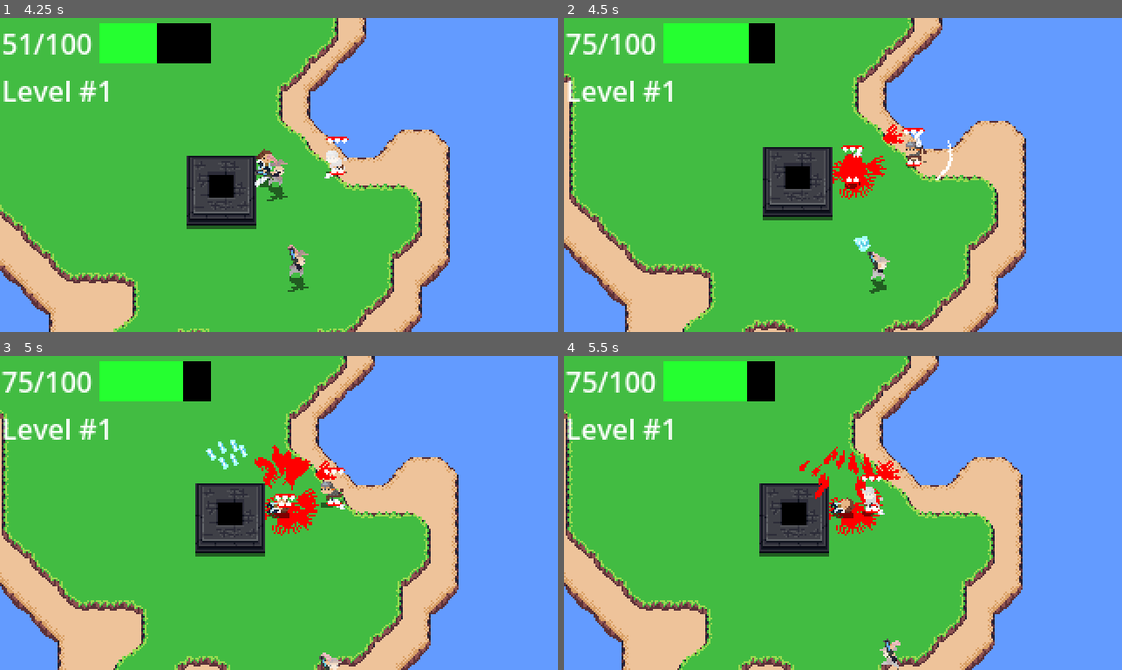
Above: before the commit, frames 1-4 (two rows, left to right).
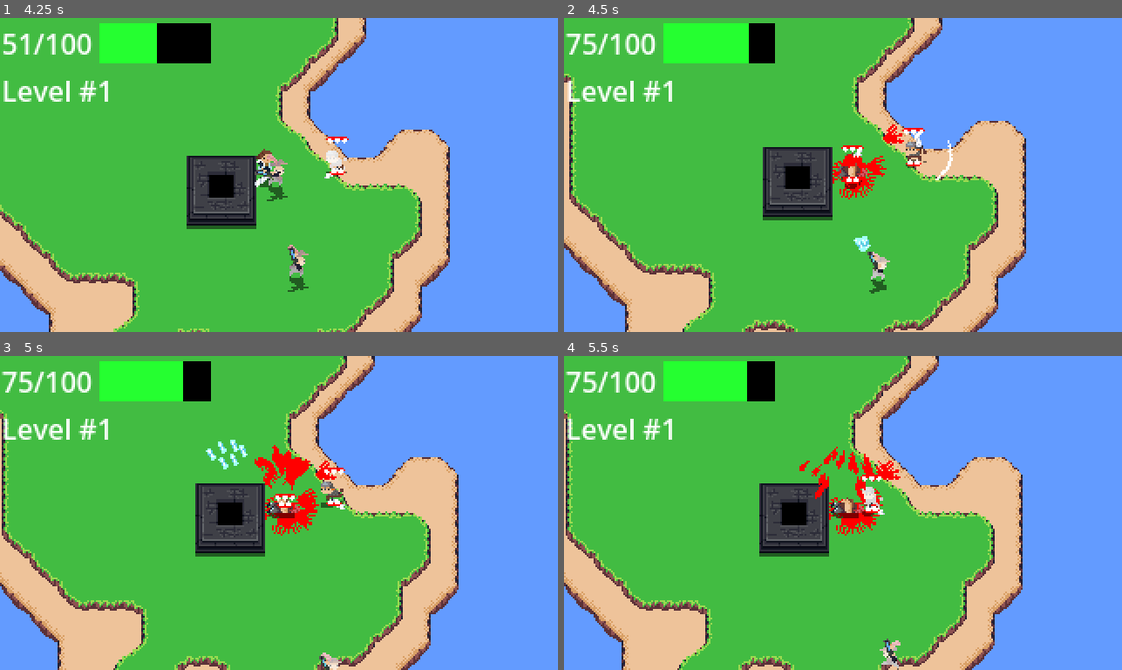
Above: after the commit, the same moments.

Repository: IAmCheeseman/cannibalism-game
Game: Godot game, scene res://scenes/world.tscn
Same seed, same stepped clock (60 frames per second), same inputs: the game is played once before the commit and once after it.
Inputs (mouse positions are in pixels of both pictures, inside the frame that each line leads up to):
- Up to frame 1 (4.25 s): move the mouse to (401, 159) at 0.52 s; hold D (right) 0.53-1.28 s; click (401, 159) at 0.6 s; move the mouse to (167, 190) at 1.27 s; hold S (down) 1.28-2.03 s; tap Space (eat) at 1.35, 2.85 s; move the mouse to (334, 105) at 2.02 s; hold D (right) 2.03-2.78 s; click (334, 105) at 2.1 s; move the mouse to (251, 237) at 2.77 s; hold W (up) 2.78-3.53 s; move the mouse to (446, 222) at 3.52 s; hold A (left) from 3.53 s (still down); click (446, 222) at 3.6 s
- Up to frame 2 (4.5 s): keep holding A (left); move the mouse to (675, 127) at 4.27 s; tap Space (eat) at 4.35 s
- Up to frame 3 (5 s): keep holding A (left)
- Up to frame 4 (5.5 s): move the mouse to (870, 513) at 5.02 s; release A (left) at 5.03 s; hold S (down) from 5.03 s (still down); click (870, 513) at 5.1 s

Frame 1 is identical in both runs. In frame 2, 0.2% of the frame differs, in the area x 49-55%, y 46-53%; in frame 3, 0.1%; in frame 4, 0.1%.

Commit message:
archer corpse

Diff:
--- a/scenes/enemy/Teeth.gd
+++ /dev/null
@@ -1,3 +0,0 @@
-extends Node2D
-
-func finish() -> void:
--- a/scenes/enemy/archer.gd
+++ b/scenes/enemy/archer.gd
@@ -13,6 +13,8 @@
 @export var attack_distance := 16.0 * 5.0
 
 const BULLET := preload("res://scenes/enemy/bullet.tscn")
+const CORPSE_SPRITE := preload("res://assets/archer_corpse.png")
+const CORPSE := preload("res://scenes/corpse.tscn")
 
 var s_pursue := State.new("pursue", null, _pursue_process, null)
 var s_attack := State.new("attack", _attack_enter, _attack_process, _attack_exit)
@@ -91,6 +93,12 @@
   move_and_slide()
 
 func _on_died() -> void:
+  var corpse := CORPSE.instantiate()
+  corpse.global_position = global_position
+  corpse.direction = velocity.normalized()
+  corpse.speed = velocity.length()
+  corpse.texture = CORPSE_SPRITE
+  call_deferred("add_sibling", corpse)
   queue_free()
 
 func _on_charge_up_timeout() -> void:
--- a/scenes/stamina_low_vignette.tscn
+++ b/scenes/stamina_low_vignette.tscn
@@ -1,6 +1,6 @@
 [gd_scene load_steps=6 format=3 uid="uid://ct1givdvgrgfi"]
 
-[ext_resource type="Shader" path="res://scenes/shaders/vignette.gdshader" id="1_ga84o"]
+[ext_resource type="Shader" path="res://shaders/vignette.gdshader" id="1_ga84o"]
 [ext_resource type="Script" path="res://scenes/stamina_low_vignette.gd" id="2_5jccu"]
 
 [sub_resource type="FastNoiseLite" id="FastNoiseLite_ph8eb"]
Binary file added: assets/archer_corpse.png
Not shown, added: assets/archer_corpse.png.import
Not shown: 2 places in scenes/enemy/archer.tscn that only renumber resources
Not shown: 1 places in scenes/player.tscn that only renumber resources
Not shown: 1 places in scenes/world.tscn that only renumber resources
Not shown: 1 places in scripts/world/forest.tres that only renumber resources
Binary file changed: translations/translations.en.translation
Binary file changed: translations/translations.hr.translation
